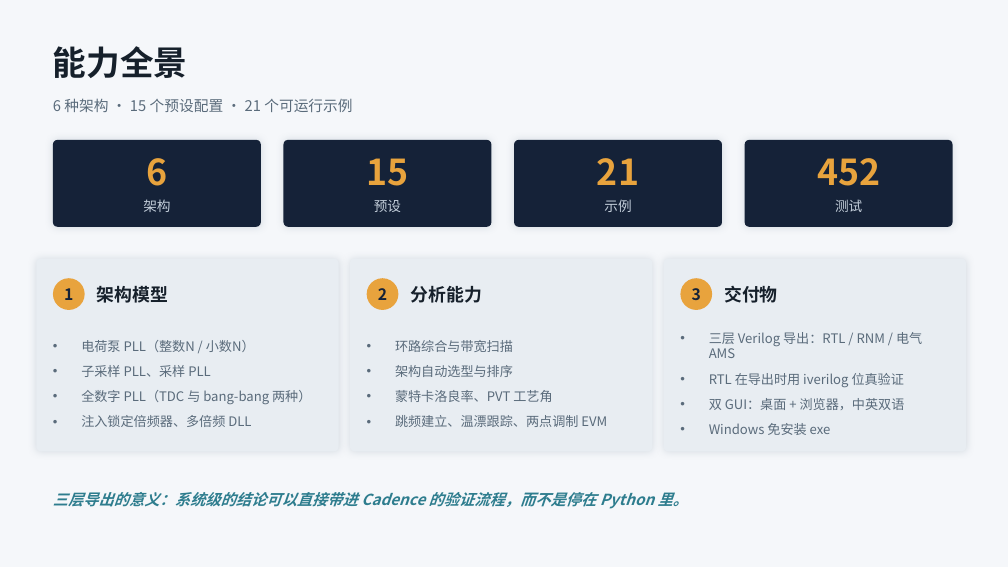
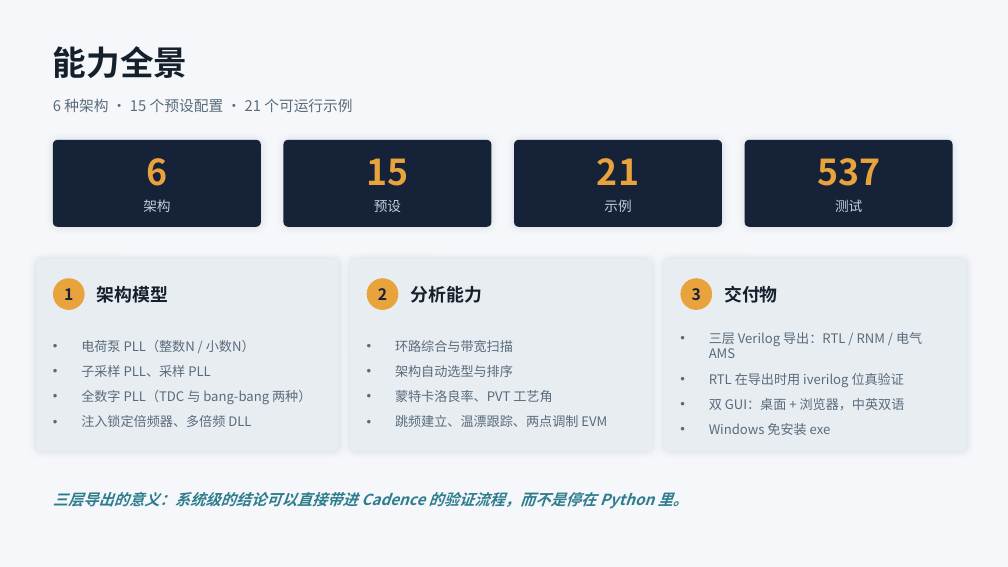
Before and after one commit to alexyudragonsword-collab/pll_simulator, a slide deck: slide 3 of docs/reports/pllsim-项目总结-v0.9.2.pptx. Drawn at 1008x567 pixels with LibreOffice and Linux fonts; fonts in the diff are those of the drawing. Boxes give left, top, right and bottom in pixels: in the first picture for what was removed or moved away, otherwise in the second. Text is boxed around its words. In the diff, an @@ line names an element or a change of style, - is before the commit and + after.

```diff
--- a/docs/reports/pllsim-项目总结-v0.9.2.pptx
+++ b/docs/reports/pllsim-项目总结-v0.9.2.pptx
@@ text at <box>817,158,880,186</box>: text changed @@
-452
+537
```
Also in this commit, not shown: 2 other slides changed, 1 other file.
